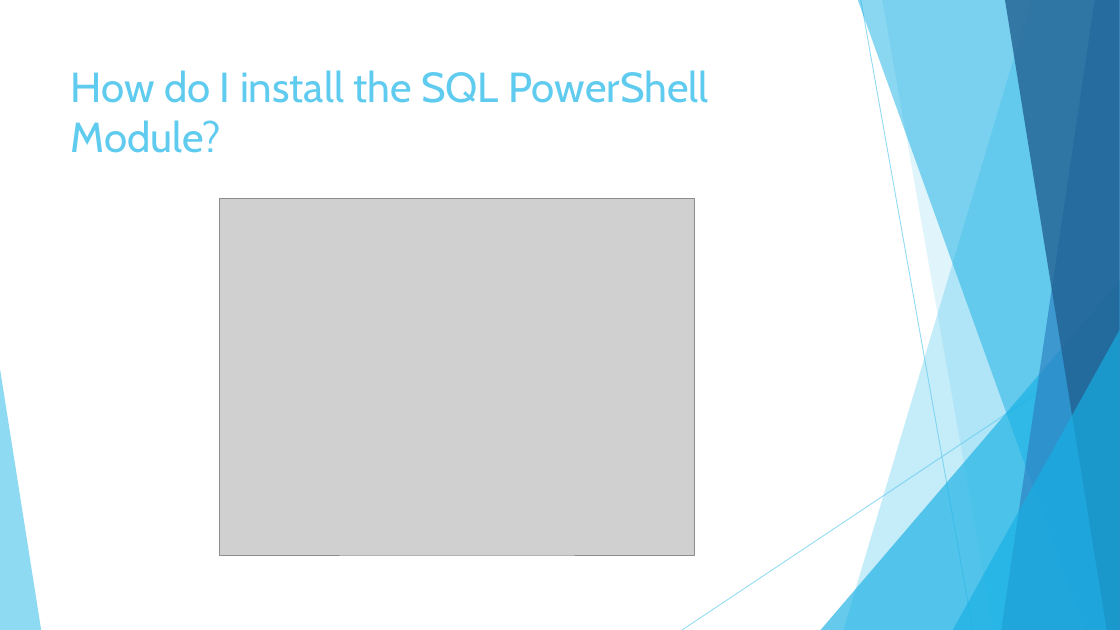
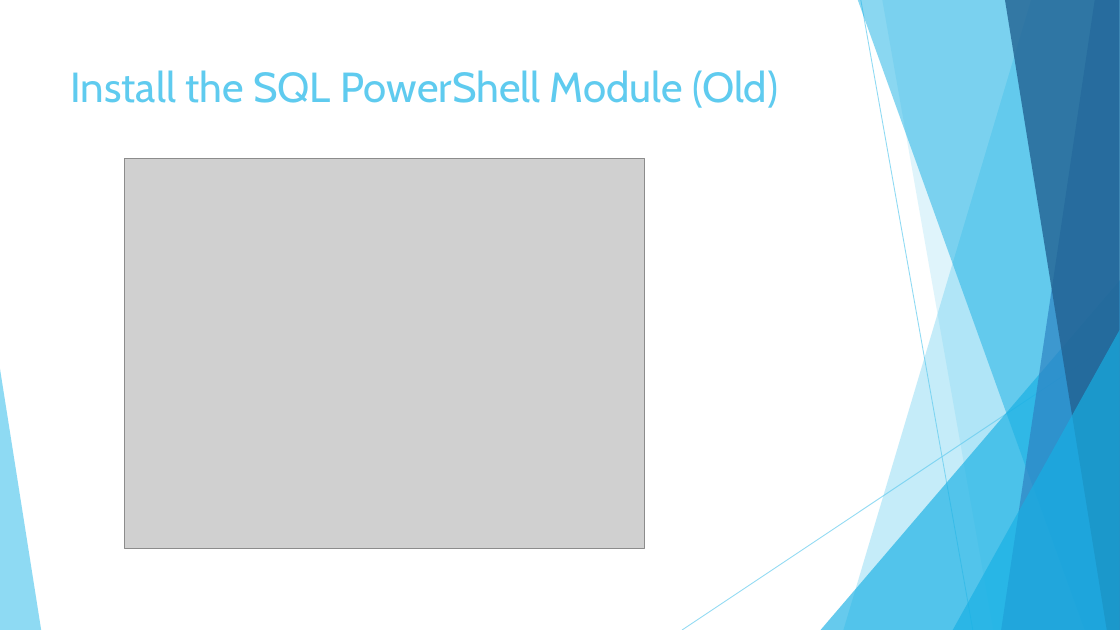
Before and after one commit to Sreekanth-1729/Powershell, a slide deck: slide 5 of PowerShell and DevOps Global Summit 2016/Unconventional SQL Server Tools in PowerShell/Unconventional SQL Server Tools in PowerShell.pptx. Drawn at 1120x630 pixels with LibreOffice and Linux fonts; fonts in the diff are those of the drawing; grey boxes stand for pictures. Boxes give left, top, right and bottom in pixels: in the first picture for what was removed or moved away, otherwise in the second. Text is boxed around its words. In the diff, an @@ line names an element or a change of style, - is before the commit and + after.

```diff
--- a/PowerShell and DevOps Global Summit 2016/Unconventional SQL Server Tools in PowerShell/Unconventional SQL Server Tools in PowerShell.pptx
+++ b/PowerShell and DevOps Global Summit 2016/Unconventional SQL Server Tools in PowerShell/Unconventional SQL Server Tools in PowerShell.pptx
@@ title at [71,70,778,108]: text changed @@
-How do I install the SQL PowerShell Module?
+Install the SQL PowerShell Module (Old)
@@ picture: place and size @@
-picture at [219,198,695,555]
+picture at [125,158,645,548]
```
Also in this commit, not shown: 5 other slides changed, 1 slide added, 1 other file.
